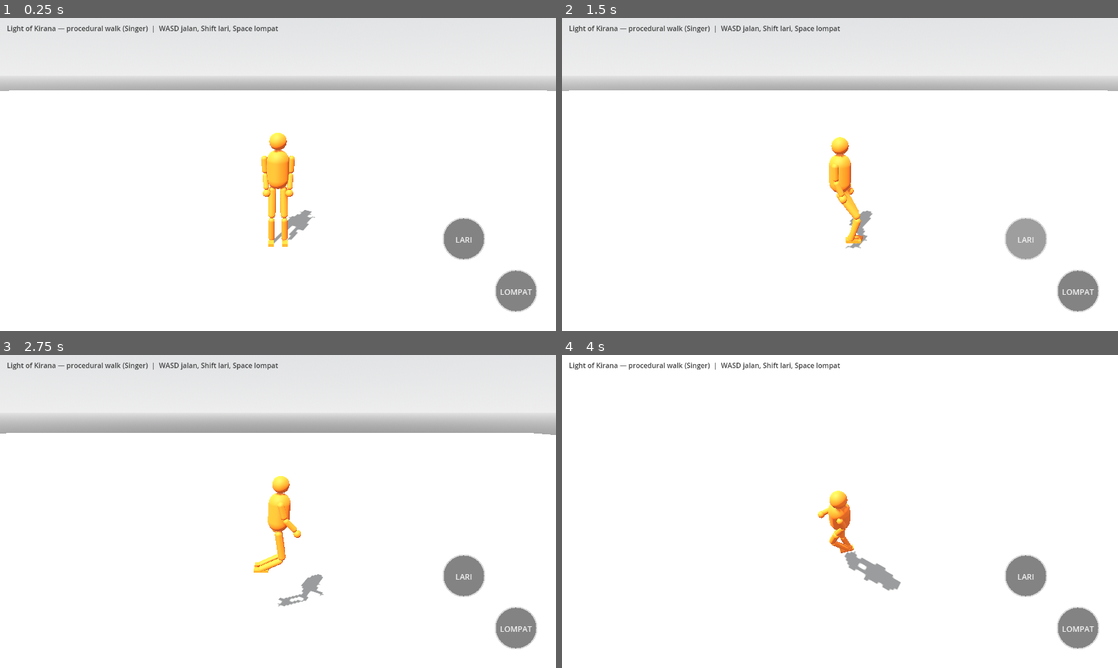
Above: before the commit, frames 1-4 (two rows, left to right).
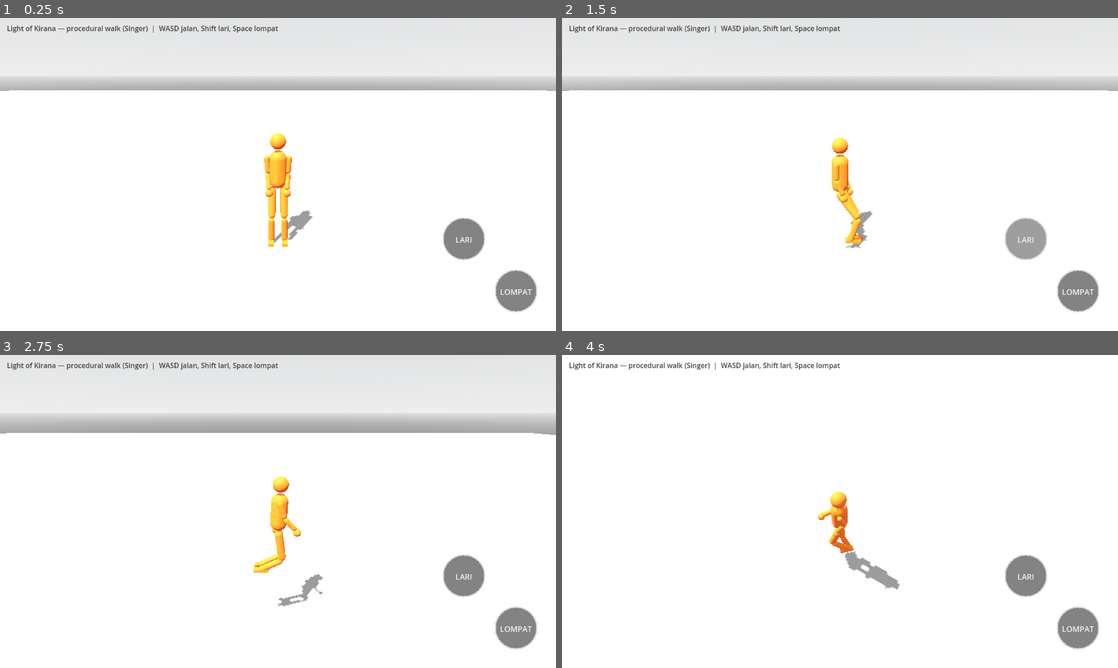
Above: after the commit, the same moments.

Repository: bagus123triga/light-of-kirana
Game: Godot game, scene res://scenes/main.tscn
The game is run twice, just before and just after one commit, with the same random seed, the same clock (stepped at 60 frames per second) and the same inputs.
Inputs (mouse positions are in pixels of both pictures, inside the frame that each line leads up to):
- Up to frame 1 (0.25 s): no input
- Up to frame 2 (1.5 s): tap Enter at 0.5 s; drag from (617, 271) to (895, 105) at 0.52 s; drag from (1023, 240) to (812, 237) at 1.27 s
- Up to frame 3 (2.75 s): move the mouse to (517, 627) at 2.02 s; hold D from 2.03 s (still down); hold Shift from 2.03 s (still down); click (517, 627) at 2.17 s
- Up to frame 4 (4 s): release D at 2.75 s; release Shift at 2.75 s; drag from (812, 574) to (673, 464) at 2.77 s; move the mouse to (1006, 558) at 3.52 s; hold A from 3.53 s (still down); hold Shift from 3.53 s (still down); tap Space at 3.77 s

The runs differ from the first frame. In frame 1, 0.4% of the frame differs, in the area x 47-57%, y 36-68%; in frame 2, 0.3%; in frame 3, 0.3%; in frame 4, 0.4%.

Commit message:
Slim humanoid torso and align limb proportions

Diff:
--- a/scripts/procedural_humanoid.gd
+++ b/scripts/procedural_humanoid.gd
@@ -164,8 +164,8 @@
 
 	var torso := MeshInstance3D.new()
 	var torso_mesh := CapsuleMesh.new()
-	torso_mesh.radius = 0.17
-	torso_mesh.height = 0.62
+	torso_mesh.radius = 0.13
+	torso_mesh.height = 0.60
 	torso.mesh = torso_mesh
 	torso.material_override = mat
 	torso.position = Vector3(0, 0.28, 0)
@@ -173,8 +173,8 @@
 
 	var head := MeshInstance3D.new()
 	var head_mesh := SphereMesh.new()
-	head_mesh.radius = 0.13
-	head_mesh.height = 0.26
+	head_mesh.radius = 0.12
+	head_mesh.height = 0.24
 	head.mesh = head_mesh
 	head.material_override = mat
 	head.position = Vector3(0, 0.72, 0)
@@ -186,15 +186,15 @@
 	var shoulders: Array[Node3D] = []
 	for side in [-1.0, 1.0]:
 		var shoulder := Node3D.new()
-		shoulder.position = Vector3(side * 0.21, 0.5, 0)
+		shoulder.position = Vector3(side * 0.17, 0.5, 0)
 		body_root.add_child(shoulder)
-		var upper := _limb(0.05, ARM_UPPER, mat)
+		var upper := _limb(0.043, ARM_UPPER, mat)
 		upper.position = Vector3(0, -ARM_UPPER * 0.5, 0)
 		shoulder.add_child(upper)
 		var elbow := Node3D.new()
 		elbow.position = Vector3(0, -ARM_UPPER, 0)
 		shoulder.add_child(elbow)
-		var forearm := _limb(0.045, ARM_LOWER, mat)
+		var forearm := _limb(0.04, ARM_LOWER, mat)
 		forearm.position = Vector3(0, -ARM_LOWER * 0.5, 0)
 		elbow.add_child(forearm)
 		var wrist := Node3D.new()
